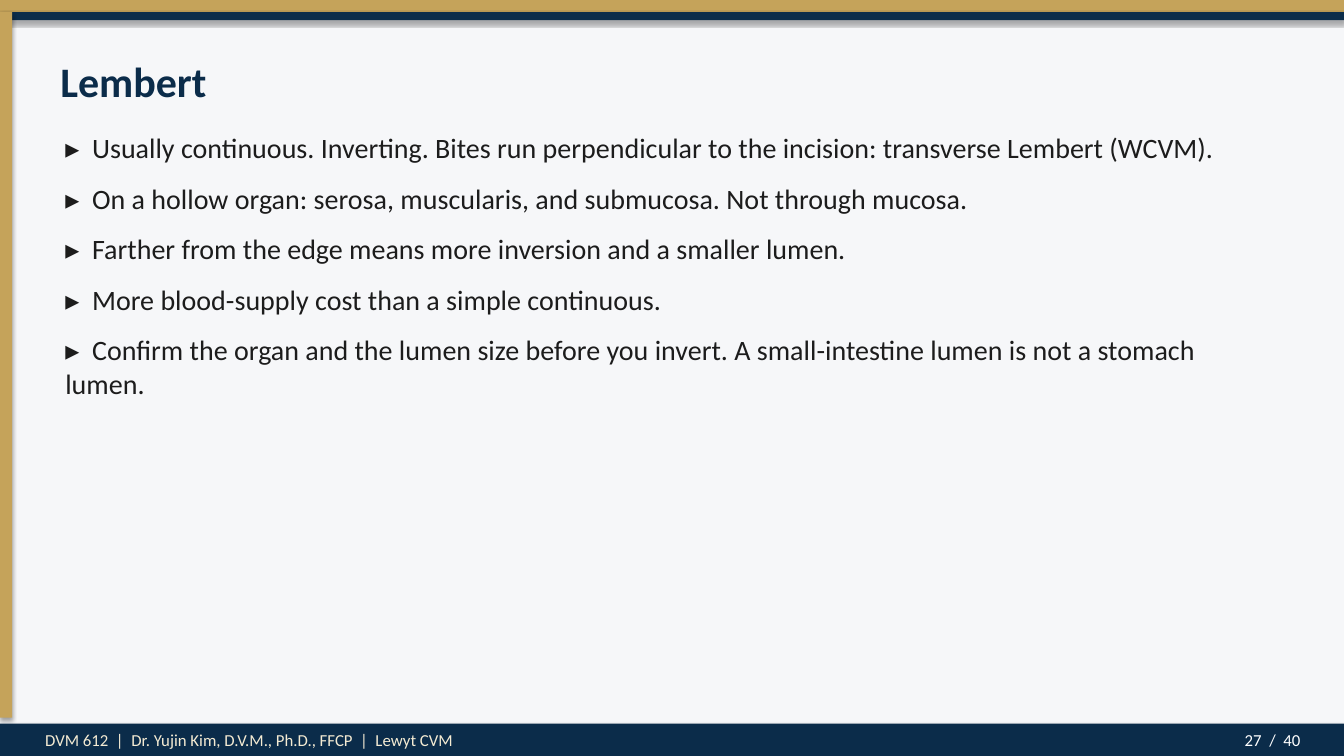
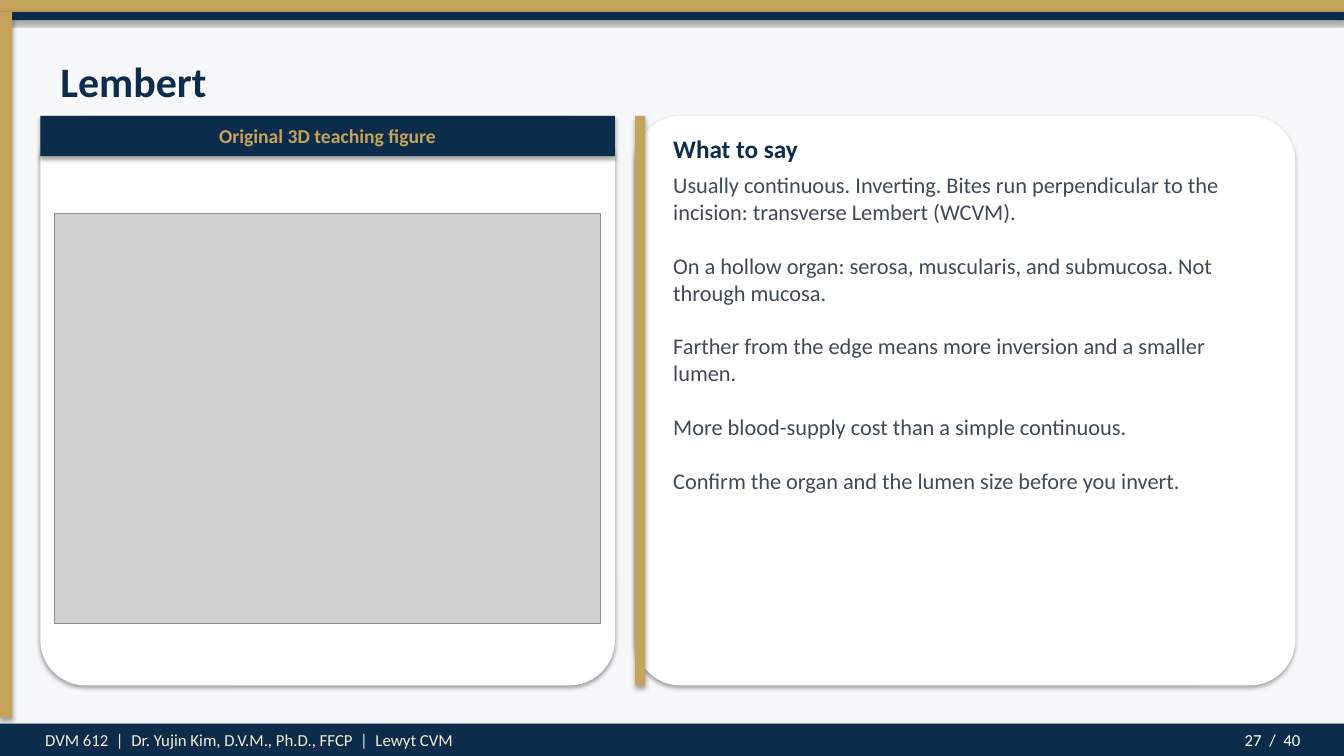
Before and after one commit to drkimvet/happycare, a slide deck: slide 27 of lectures/DVM-612_Week7_Suture_Patterns_Closures.pptx. Drawn at 1344x756 pixels with LibreOffice and Linux fonts; fonts in the diff are those of the drawing; grey boxes stand for pictures. Boxes give left, top, right and bottom in pixels: in the first picture for what was removed or moved away, otherwise in the second. Text is boxed around its words. In the diff, an @@ line names an element or a change of style, - is before the commit and + after.

```diff
--- a/lectures/DVM-612_Week7_Suture_Patterns_Closures.pptx
+++ b/lectures/DVM-612_Week7_Suture_Patterns_Closures.pptx
@@ rounded rectangle added at (x1=40, y1=116, x2=615, y2=686), fill #FFFFFF @@
@@ rectangle added at (x1=40, y1=116, x2=615, y2=156), fill #0B2C4A @@
@@ rounded rectangle added at (x1=635, y1=116, x2=1296, y2=686), fill #FFFFFF @@
@@ rectangle added at (x1=635, y1=116, x2=645, y2=686), fill #C5A35A @@
@@ text added at (x1=219, y1=129, x2=435, y2=147), 14 pt, text #C5A35A, bold @@
+Original 3D teaching figure
@@ text added at (x1=673, y1=140, x2=798, y2=162), 18 pt, text #0B2C4A, bold @@
+What to say
@@ text at (x1=673, y1=177, x2=1218, y2=493): text changed; size 20 to 16 pt; text colour #1C1C1C to #3D4A57 @@
-▸ Usually continuous. Inverting. Bites run perpendicular to the incision: transverse Lembert (WCVM).
-▸ On a hollow organ: serosa, muscularis, and submucosa. Not through mucosa.
-▸ Farther from the edge means more inversion and a smaller lumen.
-▸ More blood-supply cost than a simple continuous.
-▸ Confirm the organ and the lumen size before you invert. A small-intestine lumen is not a stomach lumen.
+Usually continuous. Inverting. Bites run perpendicular to the incision: transverse Lembert (WCVM).
+On a hollow organ: serosa, muscularis, and submucosa. Not through mucosa.
+Farther from the edge means more inversion and a smaller lumen.
+More blood-supply cost than a simple continuous.
+Confirm the organ and the lumen size before you invert.
@@ picture added at (x1=54, y1=214, x2=601, y2=624) @@
```
Also in this commit, not shown: 10 other slides changed, 17 other files.
